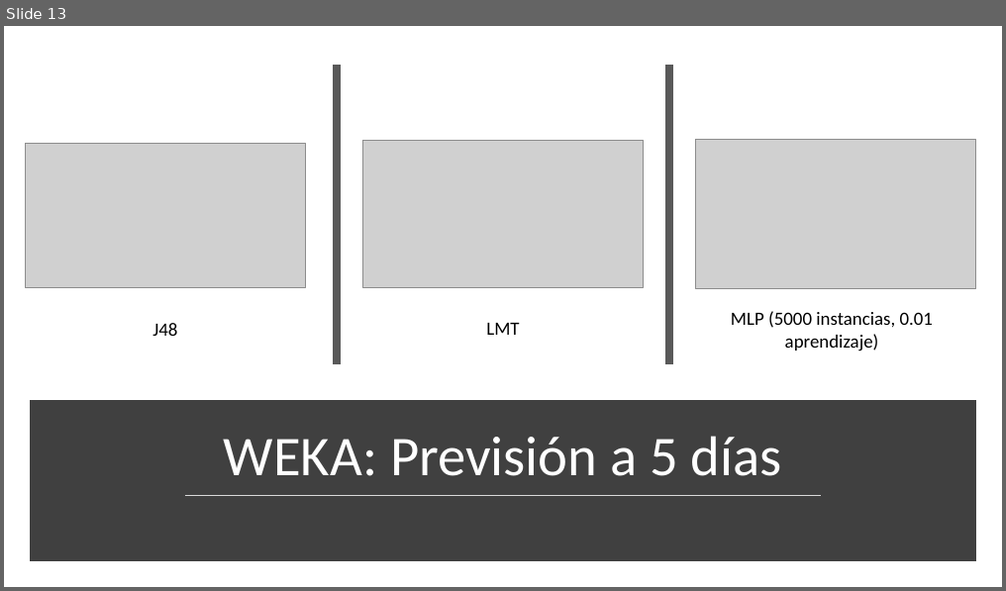
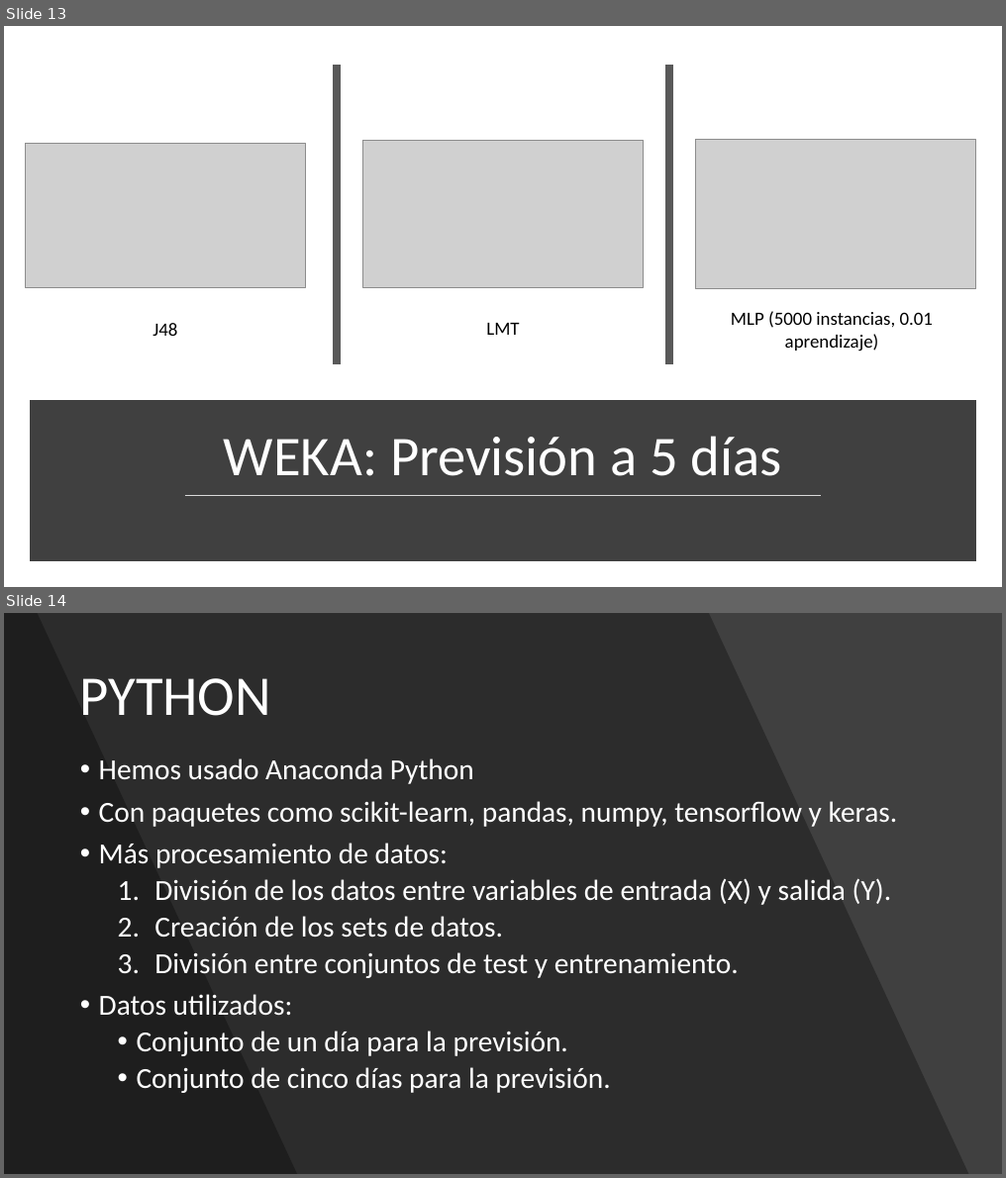
Before and after one commit to adrigrillo/IBEXPredictor, a slide deck: docs/PresentacionFinal.pptx. Shown one above the other, each under a label of ours: slide 13 before the commit, slides 13 and 14 after it. The pictures are 1006x591 and 1006x1178 pixels, drawn with LibreOffice and Linux fonts; fonts in the diff are those of the drawing; grey boxes stand for pictures. Boxes give left, top, right and bottom in pixels: in the first picture for what was removed or moved away, otherwise in the second. Text is boxed around its words. In the diff, an @@ line names an element or a change of style, - is before the commit and + after.

```diff
--- a/docs/PresentacionFinal.pptx
+++ b/docs/PresentacionFinal.pptx
@@ slide 14 added at (x1=4, y1=613, x2=1002, y2=1174), background #000000 @@
@@ rectangle added at (x1=4, y1=613, x2=1002, y2=1174), fill #404040 @@
@@ freeform shape added at (x1=4, y1=613, x2=969, y2=1174), fill #000000 at 30% opacity @@
@@ freeform shape added at (x1=4, y1=613, x2=297, y2=1174), fill #000000 at 30% opacity @@
@@ title added at (x1=79, y1=678, x2=271, y2=716), 54 pt, text #FFFFFF @@
+PYTHON
@@ text added at (x1=99, y1=759, x2=898, y2=1093), 28 pt, text #FFFFFF @@
+• Hemos usado Anaconda Python
+• Con paquetes como scikit-learn, pandas, numpy, tensorflow y keras.
+• Más procesamiento de datos:
+  1. División de los datos entre variables de entrada (X) y salida (Y).
+  2. Creación de los sets de datos.
+  3. División entre conjuntos de test y entrenamiento.
+• Datos utilizados:
+  • Conjunto de un día para la previsión.
+  • Conjunto de cinco días para la previsión.
```
Also in this commit, not shown: 4 slides changed, 1 other slide added.
